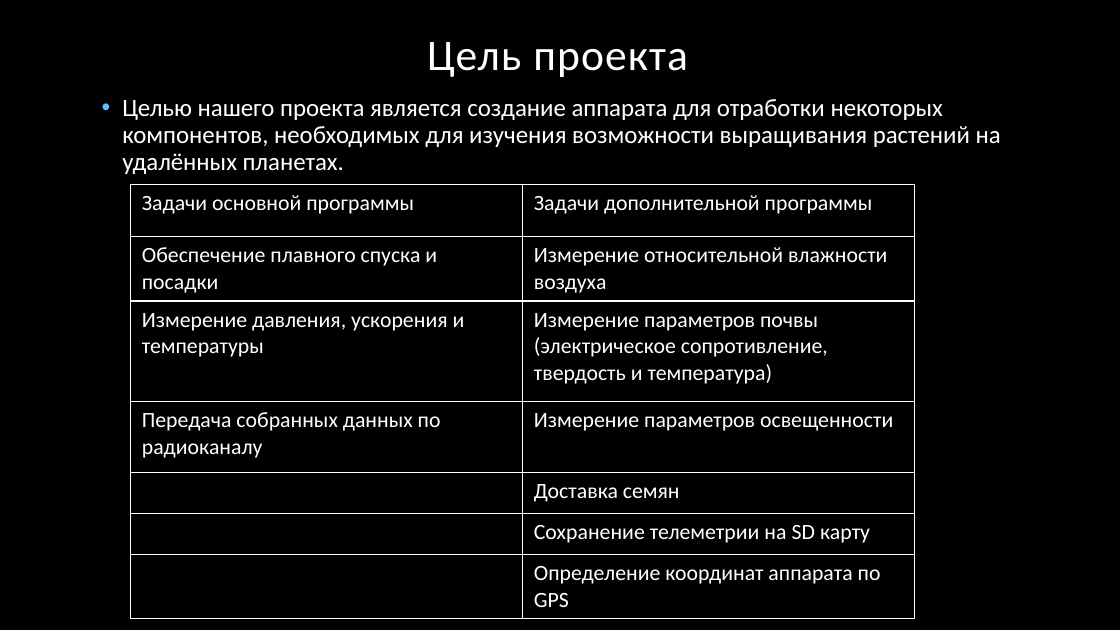
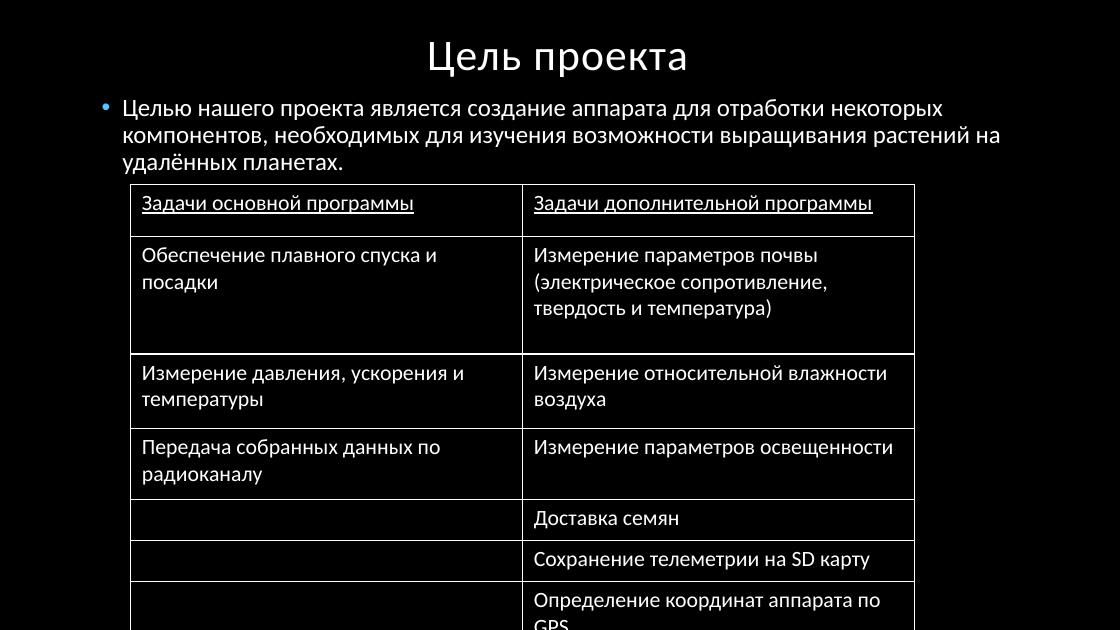
Before and after one commit to granum-space/cansat-2016, a slide deck: slide 2 of documents/Granum_winter-session.pptx. Drawn at 1120x630 pixels with LibreOffice and Linux fonts; fonts in the diff are those of the drawing; background and template pictures are left out. Boxes give left, top, right and bottom in pixels: in the first picture for what was removed or moved away, otherwise in the second. Text is boxed around its words. In the diff, an @@ line names an element or a change of style, - is before the commit and + after.

```diff
--- a/documents/Granum_winter-session.pptx
+++ b/documents/Granum_winter-session.pptx
@@ table at (131,185,915,630) @@
-row 2, column 2: Измерение относительной влажности воздуха
+row 2, column 2: Измерение параметров почвы (электрическое сопротивление, твердость и температура)
-row 3, column 2: Измерение параметров почвы (электрическое сопротивление, твердость и температура)
+row 3, column 2: Измерение относительной влажности воздуха
@@ underline on in "Задачи основной программы", "Задачи дополнительной программы" @@
```
Also in this commit, not shown: 3 other slides changed, 4 slides added, 4 slides removed.
